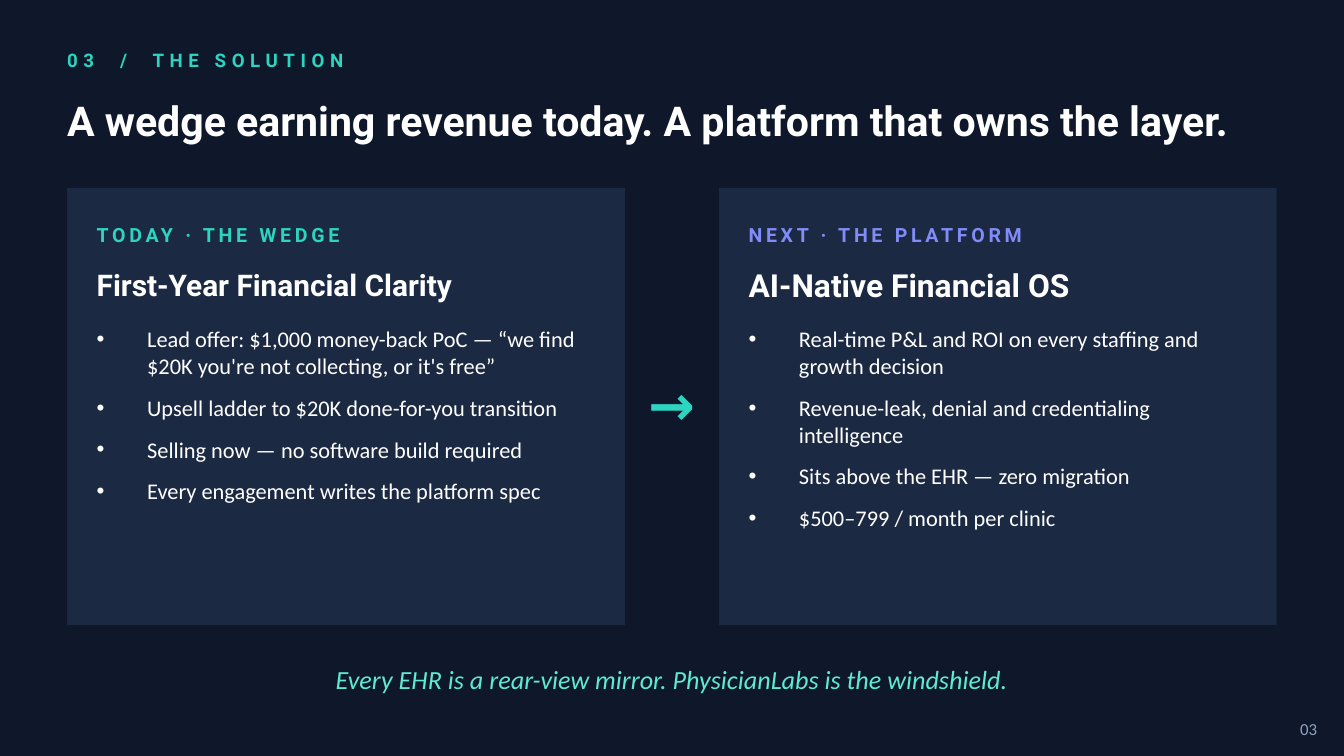
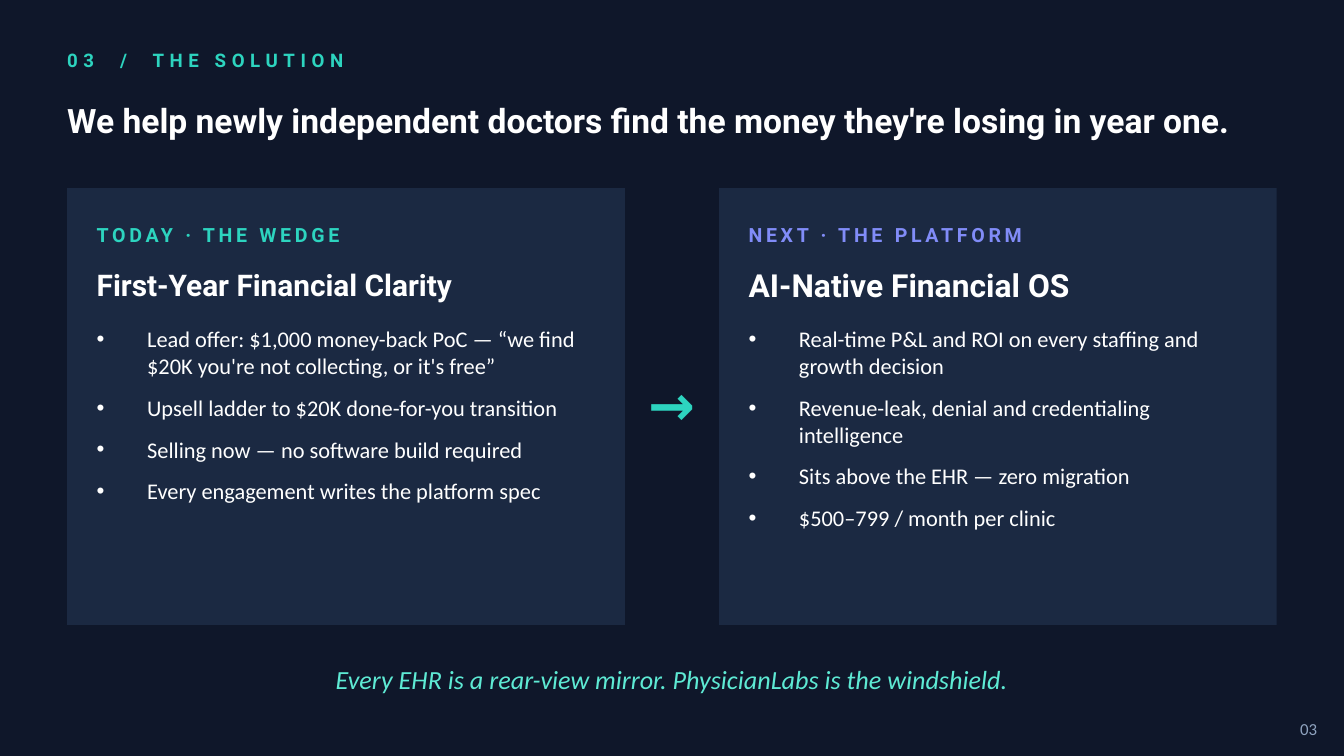
Before and after one commit to moamalleck/PhyLabs, a slide deck: slide 4 of docs/fundraising/pitch-deck-2026-06-11-softbank-necx.pptx. Drawn at 1344x756 pixels with LibreOffice and Linux fonts; fonts in the diff are those of the drawing. Boxes give left, top, right and bottom in pixels: in the first picture for what was removed or moved away, otherwise in the second. Text is boxed around its words. In the diff, an @@ line names an element or a change of style, - is before the commit and + after.

```diff
--- a/docs/fundraising/pitch-deck-2026-06-11-softbank-necx.pptx
+++ b/docs/fundraising/pitch-deck-2026-06-11-softbank-necx.pptx
@@ text at (67, 107, 1229, 140): text changed; size 22 to 18 pt @@
-A wedge earning revenue today. A platform that owns the layer.
+We help newly independent doctors find the money they're losing in year one.
```
Also in this commit, not shown: 1 other slide changed, 2 other files.
